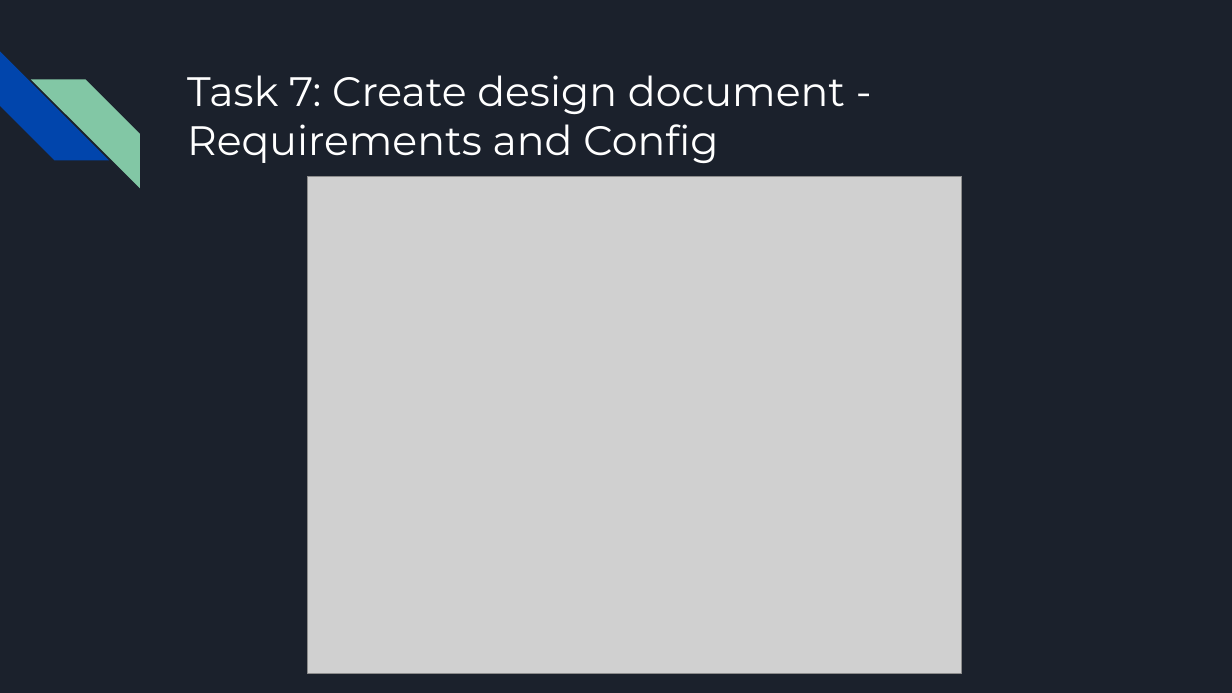
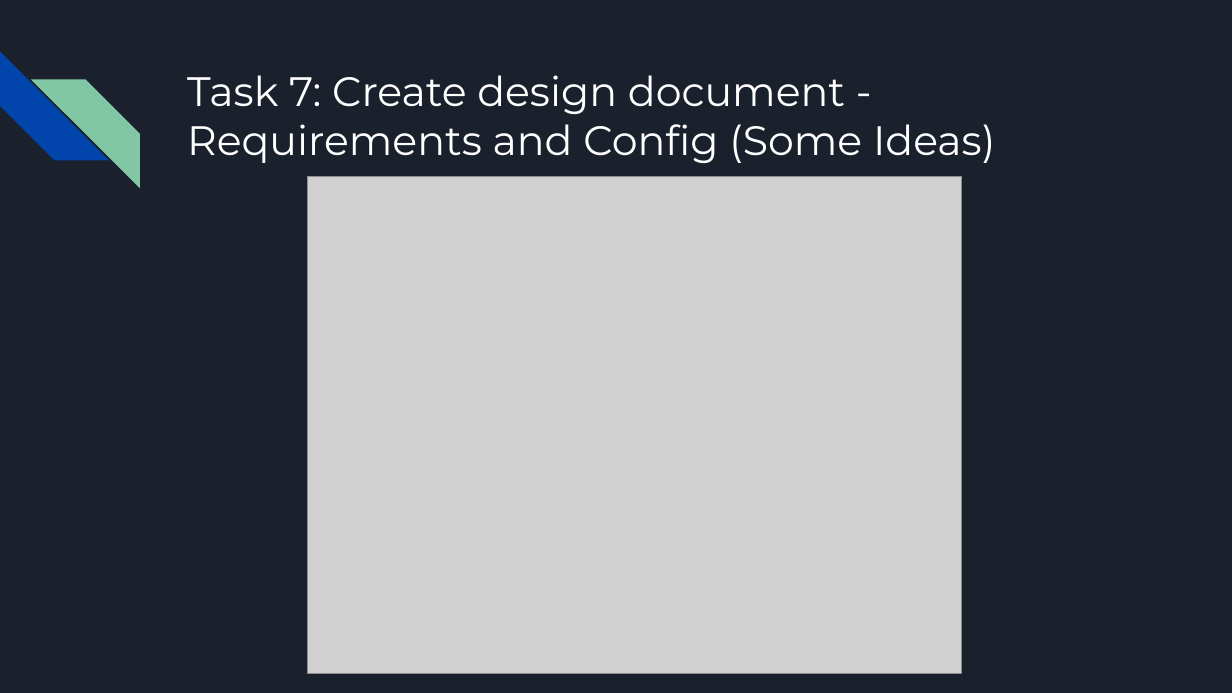
Before and after one commit to killsap/automated-multi-cycle-farming-in-space-website, a slide deck: slide 12 of docs/Milestone1Presentation.pptx (slide 6 before the commit). Drawn at 1232x693 pixels with LibreOffice and Linux fonts; fonts in the diff are those of the drawing; grey boxes stand for pictures. Boxes give left, top, right and bottom in pixels: in the first picture for what was removed or moved away, otherwise in the second. Text is boxed around its words. In the diff, an @@ line names an element or a change of style, - is before the commit and + after.

```diff
--- a/docs/Milestone1Presentation.pptx
+++ b/docs/Milestone1Presentation.pptx
@@ title at box(187, 75, 995, 163): text changed @@
-Task 7: Create design document - Requirements and Config
+Task 7: Create design document - Requirements and Config (Some Ideas)
```
Also in this commit, not shown: 5 other slides changed, 7 slides added, 1 slide removed.
